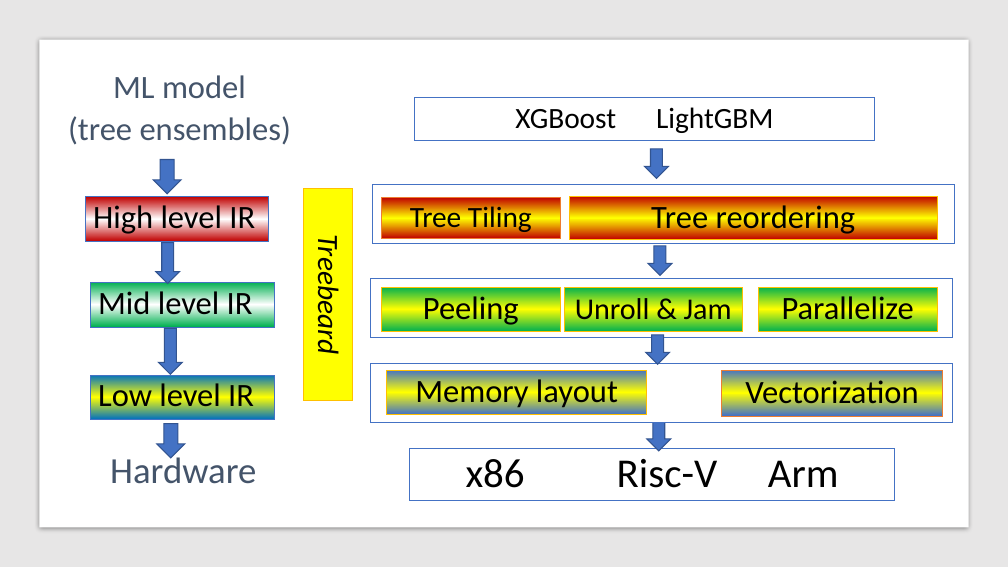
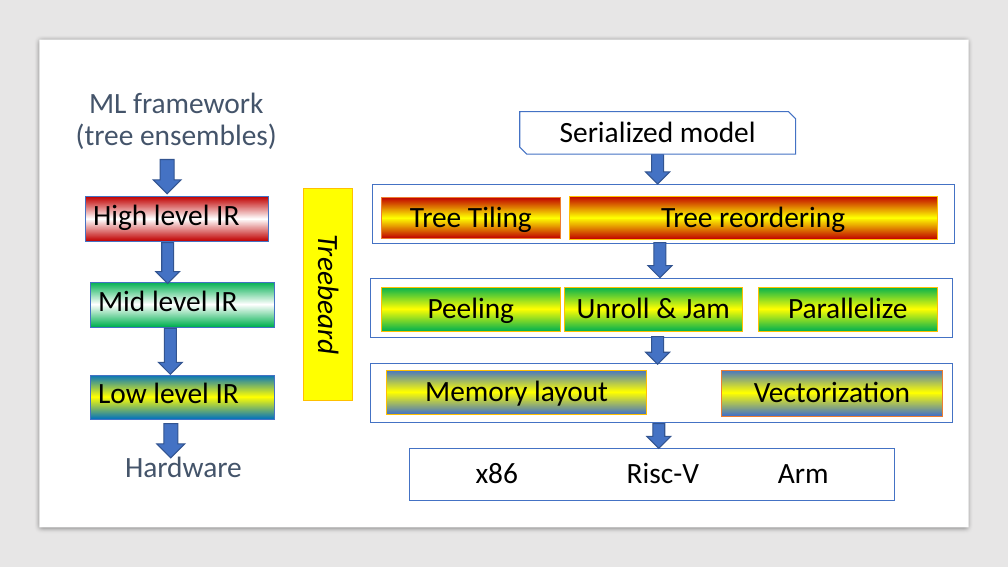
Before and after one commit to asprasad/treebeard, a slide deck: slide 1 of docs/MICRO 2022/figures/compiler.pptx. Drawn at 1008x567 pixels with LibreOffice and Linux fonts; fonts in the diff are those of the drawing. Boxes give left, top, right and bottom in pixels: in the first picture for what was removed or moved away, otherwise in the second. Text is boxed around its words. In the diff, an @@ line names an element or a change of style, - is before the commit and + after.

```diff
--- a/docs/MICRO 2022/figures/compiler.pptx
+++ b/docs/MICRO 2022/figures/compiler.pptx
@@ text at [76,92,277,149]: text changed; size 31 to 28 pt @@
-ML model
-(tree ensembles)
+ML framework (tree ensembles)
@@ rectangle removed at [414,98,874,140] @@
-XGBoost LightGBM
@@ snip diag rect added at [520,112,796,154], fill #FFFFFF, outline #4472C4 1 pt, 28 pt, text #000000 @@
+Serialized model
@@ down arrow: place and size @@
-down arrow at [645,149,669,178]
+down arrow at [646,154,670,184]
@@ rectangle "Unroll & Jam" at [564,287,743,332]: size 28.7 to 28 pt @@
@@ size 31 to 28 pt in 9 elements at [94,107,240,139], [85,197,268,241], [91,282,274,327], [91,375,274,420], [569,197,938,240], [382,287,560,332], [386,370,647,414], [722,370,943,416], [758,287,937,332] @@
@@ text "Hardware" at [125,453,242,477]: size 35 to 28 pt @@
@@ rectangle "x86 Risc-V Arm" at [410,448,895,501]: size 39 to 28 pt @@
```
Also in this commit, not shown: 3 other files.
